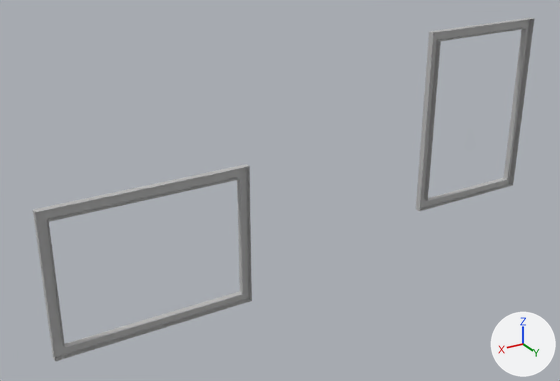
A saved change to the FBX model Assets/FBX/Mesh_Cadres.fbx.
Before and after are seen from a 50 mm camera at (0.0035, 0.0535, -0.002) aimed at (-0.0171, 0.0191, -0.0192). The axes (+X, +Y, +Z) are drawn at lower right. The lights are the same throughout. Where no turn or scale is listed for an object, it has been applied to the vertices.

In view in the first picture: 'Cadres'.
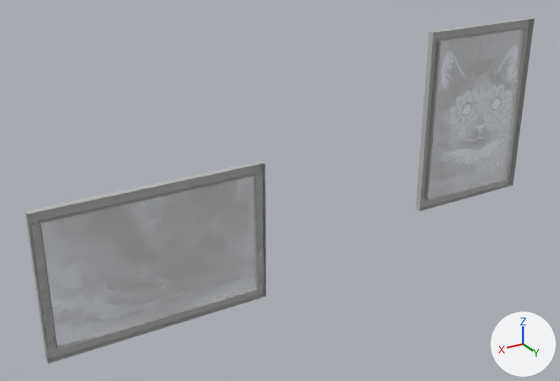
Where the newer file only moved an object's origin or applied its transform, the numbers keep the older frame.

Location of each change, (x1, y1, x2, y2) in pixels of the pictures (560 x 381 px; the box of a moved part takes in the faces that stretch with it):
```json
{"object": "Cadres", "change": "reshaped", "before": [33, 18, 534, 361], "after": [25, 18, 534, 364]}
{"part": 1, "of": "me_mesh", "change": "moved or reshaped", "before": [33, 164, 252, 361], "after": [25, 161, 266, 364]}
{"part": 2, "of": "me_mesh", "change": "added", "after": [32, 173, 264, 331]}
{"part": 3, "of": "me_mesh", "change": "added", "after": [426, 28, 526, 201]}
```

Edits to the scene script, one JSON object a line:
```json
{"op": "add", "block": "img_d_dressing_png", "code": ["img_d_dressing_png = load_image('D_Dressing.png', '../Textures/D_Dressing.png', 1024, 1024, 'Non-Color')"]}
{"op": "add", "block": "mat_mat_costume", "code": ["mat_mat_costume = bpy.data.materials.new('Mat_Costume')", "mat_mat_costume.use_nodes = True; mat_mat_costume.node_tree.nodes.clear()", "_N = mat_mat_costume.node_tree.nodes; _L = mat_mat_costume.node_tree.links", "n0 = _N.new('ShaderNodeBsdfPrincipled'); n0.name = 'Principled BSDF'", "n0.inputs[0].default_value = (0.5, 0.5, 0.5, 1.0)  # 'Base Color', grey #bcbcbc", "n1 = _N.new('ShaderNodeOutputMaterial'); n1.name = 'Material Output'", "n2 = _N.new('ShaderNodeTexImage'); n2.name = 'Image Texture'", "n2.image = img_d_dressing_png", "_L.new(n2.outputs[0], n0.inputs[4])  # 'Color' to 'Alpha'", "_L.new(n0.outputs[0], n1.inputs[0])  # 'BSDF' to 'Surface'"]}
{"block": "me_mesh", "where": "# used by ob_cadres; location = (-0.01921, 0.01982, -0.01821)"}
{"block": "me_mesh", "where": "# verts and faces of me_mesh; kept vertices keep their numbers, new ones are numbered from 32"}
{"op": "remove", "block": "me_mesh", "code": "me_mesh.from_pydata(...)  # 32 vertices, 24 faces; spans x -0.0157..0.0157, y -0.0002..0.0002, z -0.007..0.007"}
{"op": "add", "block": "me_mesh", "code": "me_mesh.from_pydata(...)  # 40 vertices, 26 faces; spans x -0.0157..0.0161, y -0.0002..0.0002, z -0.007..0.007"}
{"block": "me_mesh", "change": "me_mesh part 1: the loose piece of 16 vertices spanning x 0.0045..0.0157, y -0.0002..0.0002, z -0.007..0.0012 is scaled about its middle by (1.12, 1, 1), then moved by (-0.0003, 0.0, 0.0)"}
{"block": "me_mesh", "change": "me_mesh part 2"}
{"op": "add", "block": "me_mesh", "code": "verts[32] = (0.0037, 0.0001, 0.0006)  # pixel (262, 173)"}
{"op": "add", "block": "me_mesh", "code": "verts[33] = (0.0037, 0.0001, -0.0064)  # pixel (263, 288)"}
{"op": "add", "block": "me_mesh", "code": "verts[34] = (0.016, 0.0001, 0.0006)  # pixel (31, 224)"}
{"op": "add", "block": "me_mesh", "code": "verts[35] = (0.016, 0.0001, -0.0064)  # pixel (49, 353)"}
{"op": "add", "block": "me_mesh", "code": "faces += [(32, 33, 35, 34)]  # mat_mat_costume"}
{"block": "me_mesh", "change": "me_mesh part 3"}
{"op": "add", "block": "me_mesh", "code": "verts[36] = (-0.0152, 0.0001, -0.0037)  # pixel (507, 179)"}
{"op": "add", "block": "me_mesh", "code": "verts[37] = (-0.0081, 0.0001, -0.0037)  # pixel (426, 201)"}
{"op": "add", "block": "me_mesh", "code": "verts[38] = (-0.0152, 0.0001, 0.0065)  # pixel (525, 27)"}
{"op": "add", "block": "me_mesh", "code": "verts[39] = (-0.0081, 0.0001, 0.0065)  # pixel (439, 40)"}
{"op": "add", "block": "me_mesh", "code": "faces += [(36, 37, 39, 38)]  # mat_mat_costume"}
{"op": "add", "block": "me_mesh", "code": "me_mesh.materials.append(mat_mat_costume)"}
```
